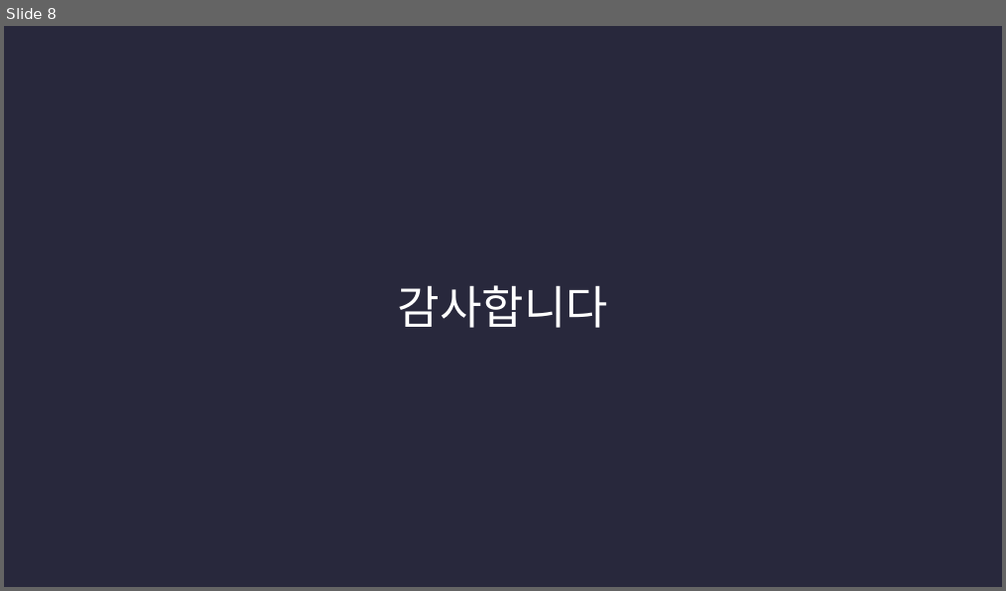
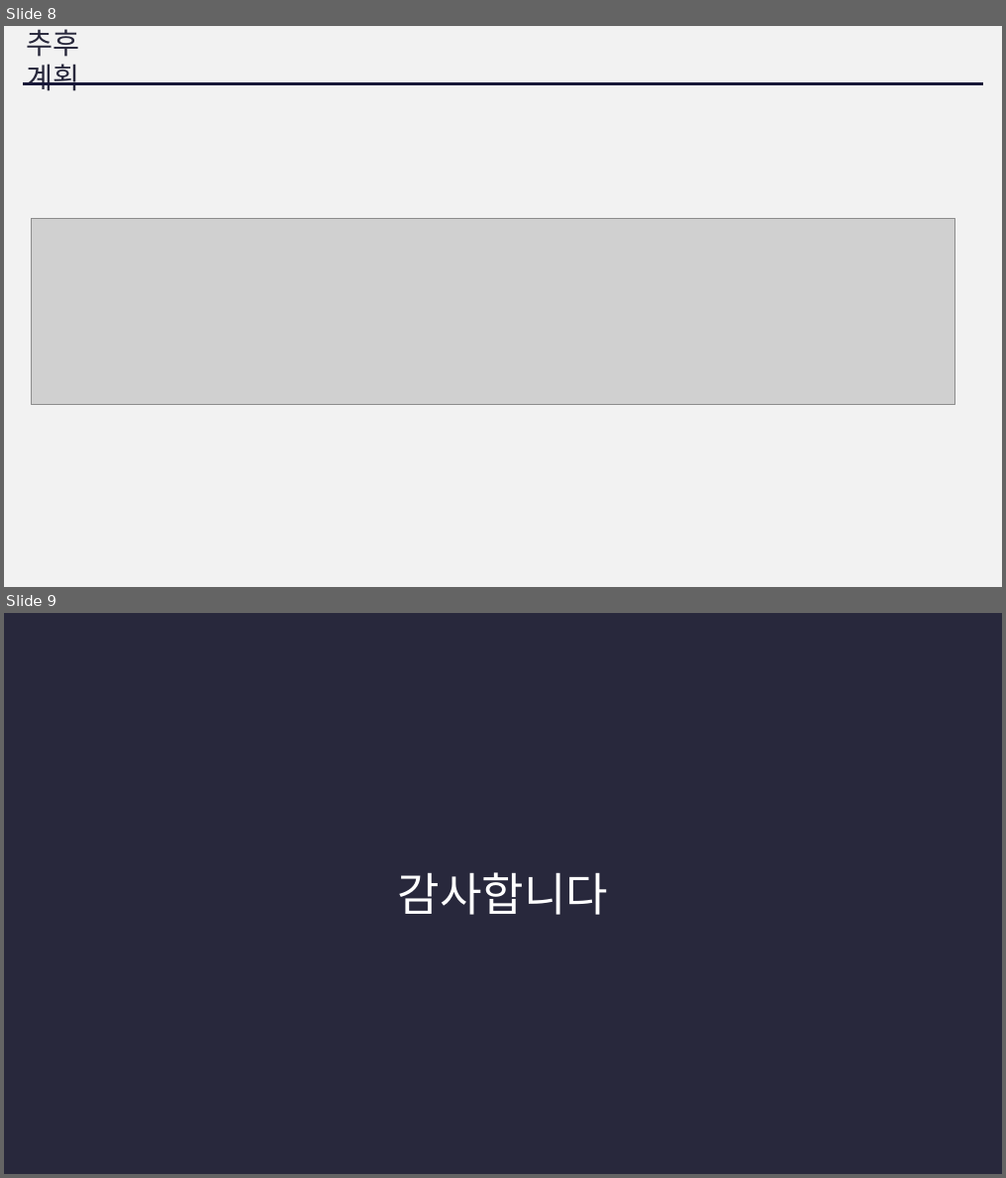
Before and after one commit to crush0408/GameMeister_GraduationProject, a slide deck: Docs/214_AprilReport.pptx. Shown one above the other, each under a label of ours: slide 8 before the commit, slides 8 and 9 after it. The pictures are 1006x591 and 1006x1178 pixels, drawn with LibreOffice and Linux fonts; fonts in the diff are those of the drawing; grey boxes stand for pictures. Boxes give left, top, right and bottom in pixels: in the first picture for what was removed or moved away, otherwise in the second. Text is boxed around its words. In the diff, an @@ line names an element or a change of style, - is before the commit and + after.

```diff
--- a/Docs/214_AprilReport.pptx
+++ b/Docs/214_AprilReport.pptx
@@ slide 8 added at <box>4,26,1002,587</box>, background #F2F2F2 @@
@@ text added at <box>27,29,80,91</box>, 28 pt, text #28283C @@
+추후 계획
@@ line added from (23, 83) to (983, 83), #181838 3 pt @@
@@ picture added at <box>32,218,954,405</box> @@
@@ what was slide 8 is now slide 9 @@
```
Also in this commit, not shown: 1 other slide added, 1 slide removed.
